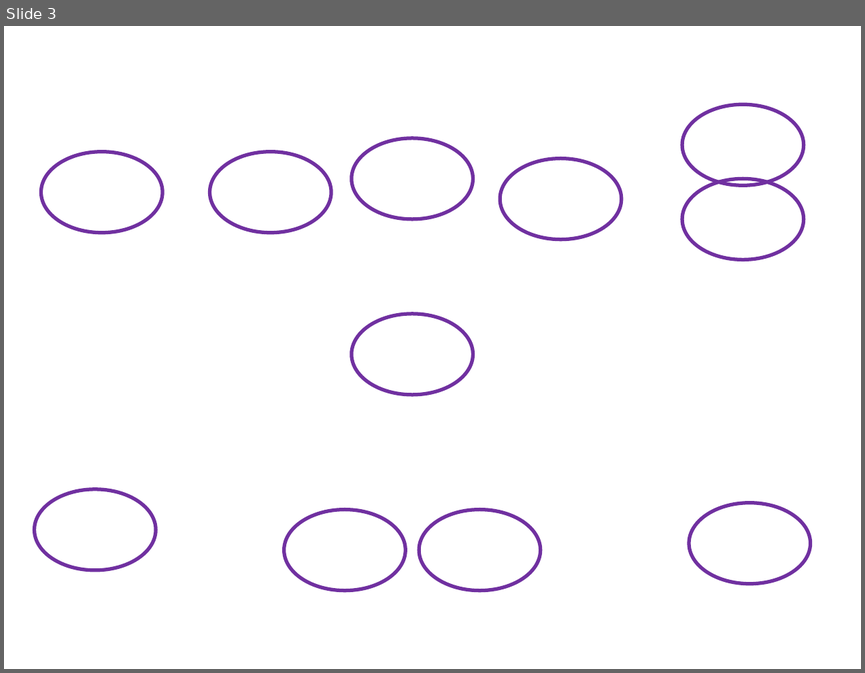
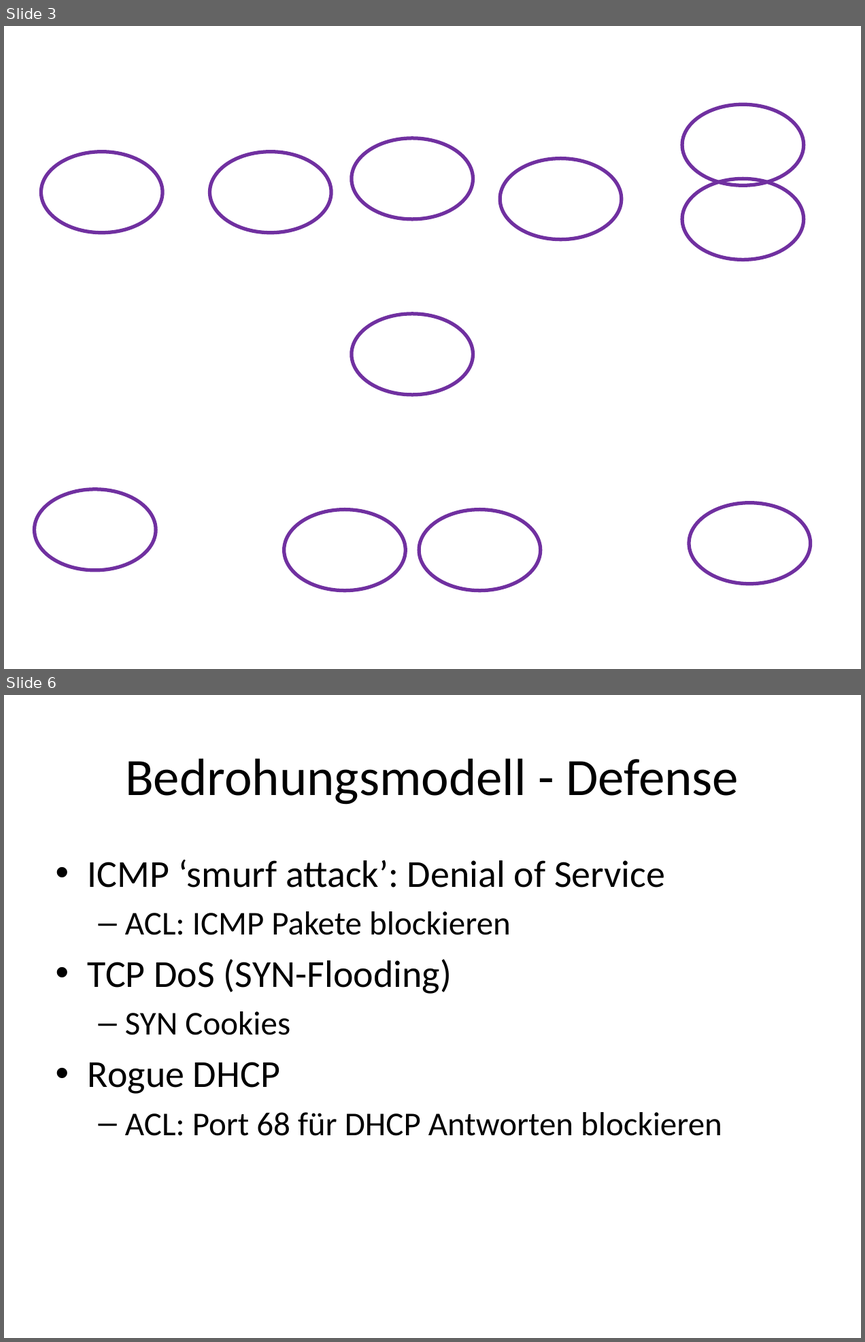
Before and after one commit to iSOcH/wosm, a slide deck: Phase1/Demo1.pptx. Shown one above the other, each under a label of ours: slide 3 before the commit, slides 3 and 6 after it; the slides between them are not shown. The pictures are 865x673 and 865x1342 pixels, drawn with LibreOffice and Linux fonts; fonts in the diff are those of the drawing; background and template pictures are left out. Boxes give left, top, right and bottom in pixels: in the first picture for what was removed or moved away, otherwise in the second. Text is boxed around its words. In the diff, an @@ line names an element or a change of style, - is before the commit and + after.

```diff
--- a/Phase1/Demo1.pptx
+++ b/Phase1/Demo1.pptx
@@ slide 6 added at box(4, 695, 861, 1338), background #FFFFFF @@
@@ title added at box(125, 758, 739, 804), 44 pt, text #000000 @@
+Bedrohungsmodell - Defense
@@ text added at box(88, 860, 722, 1136), 28 pt, text #000000 @@
+• ICMP ‘smurf attack’: Denial of Service
+  – ACL: ICMP Pakete blockieren
+• TCP DoS (SYN-Flooding)
+  – SYN Cookies
+• Rogue DHCP
+  – ACL: Port 68 für DHCP Antworten blockieren
```
Also in this commit, not shown: 3 slides changed, 2 other slides added, 2 other files.
